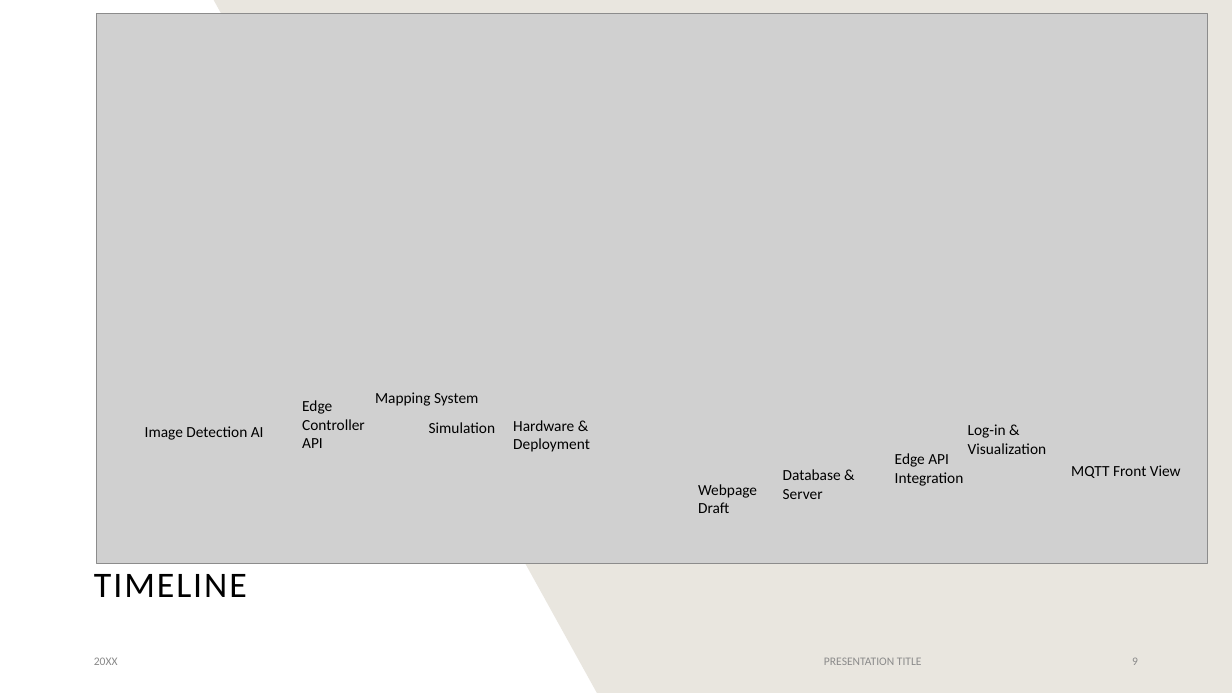
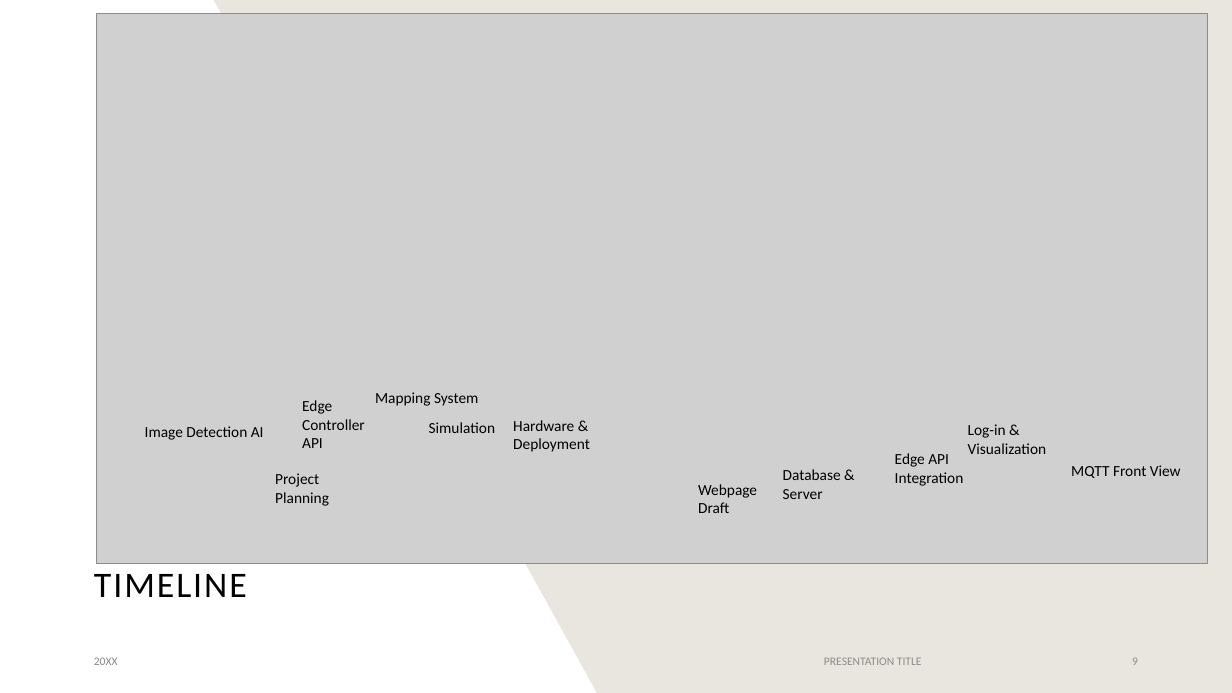
Before and after one commit to Skorpinakos/IoT-GreenHouse, a slide deck: slide 9 of Report/Presentation_3_IoT.pptx. Drawn at 1232x693 pixels with LibreOffice and Linux fonts; fonts in the diff are those of the drawing; grey boxes stand for pictures. Boxes give left, top, right and bottom in pixels: in the first picture for what was removed or moved away, otherwise in the second. Text is boxed around its words. In the diff, an @@ line names an element or a change of style, - is before the commit and + after.

```diff
--- a/Report/Presentation_3_IoT.pptx
+++ b/Report/Presentation_3_IoT.pptx
@@ text added at box(275, 473, 329, 506), 12 pt, text #000000 @@
+Project
+Planning
```
Also in this commit, not shown: 1 other file.
